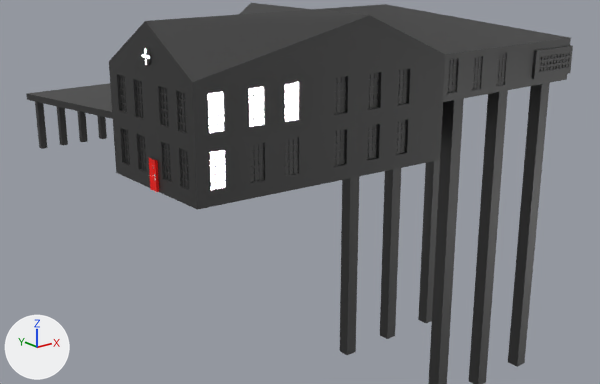
An edit to the FBX model Assets/Models/Saint Mary's Island/KingstonStreetHouse1.fbx, drawn before and after from the same camera.
One viewpoint serves both versions: a camera (50 mm lens) standing at (-109.0, -97.8, 19.7) and looking at (-27.9, 3.6, -20.8). Every picture has the same lights, and +X, +Y and +Z are marked at lower left. Where no turn or scale is listed for an object, it has been applied to the vertices. Vertices at the same position are counted once.

The first picture shows 'KingstonStreetHouse1_LOD0'.
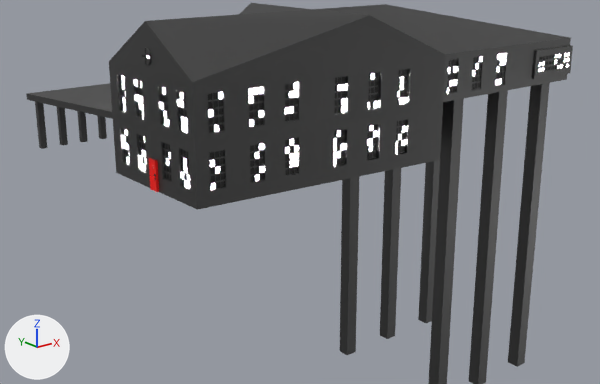
What differs and where, as boxes (x1, y1, x2, y2) in the pictures (600 x 384 px):
'KingstonStreetHouse1_LOD0', recoloured, surface changed
    both: (114, 45, 573, 193)
part 1 of me_cube_001, recoloured (black to white)
    both: (122, 53, 569, 189)
part 2 of me_cube_001, recoloured (black to grey)
    both: (119, 54, 565, 186)
part 3 of me_cube_001, recoloured (white to black)
    both: (142, 48, 298, 189)

Diff of the bpy script that builds the scene:
```diff
--- a/Assets/Models/Saint Mary's Island/KingstonStreetHouse1.fbx.py
+++ b/Assets/Models/Saint Mary's Island/KingstonStreetHouse1.fbx.py
@@ mat_material_008 @@
 mat_material_008 = principled_material('Material.008')
-mat_material_008.base_color = (0.8, 0.8, 0.8)  # white #e7e7e7
+mat_material_008.base_color = (0.0, 0.0, 0.0)  # black #000000
@@ me_cube_001 @@
 me_cube_001.from_pydata(...)  # 11089 vertices, 10340 faces; spans x -28.2..41.1, y -19.5..43.9, z -48.5..12.6
 # used by ob_kingstonstreethouse1_lod0; location = (-38.6, -5.0, -2.5)
+# me_cube_001 part 1: 245 faces spanning x -24.1..40.9, y -19.4..43.0, z -5.5..6.1 switch from mat_material_003 (dark grey #646464) to mat_material_006 (white #e7e7e7)
+# me_cube_001 part 2: 405 faces spanning x -24.1..40.9, y -19.4..43.2, z -5.5..6.1 switch from mat_material_003 (dark grey #646464) to mat_material_008 (black #000000)
+# me_cube_001 part 3: 47 faces spanning x -24.5..-10.6, y -17.5..-6.2, z -5.4..9.6 switch from mat_material_006 (white #e7e7e7) to mat_material_008 (black #000000)
 me_cube_001.materials.append(mat_material_007)
```
